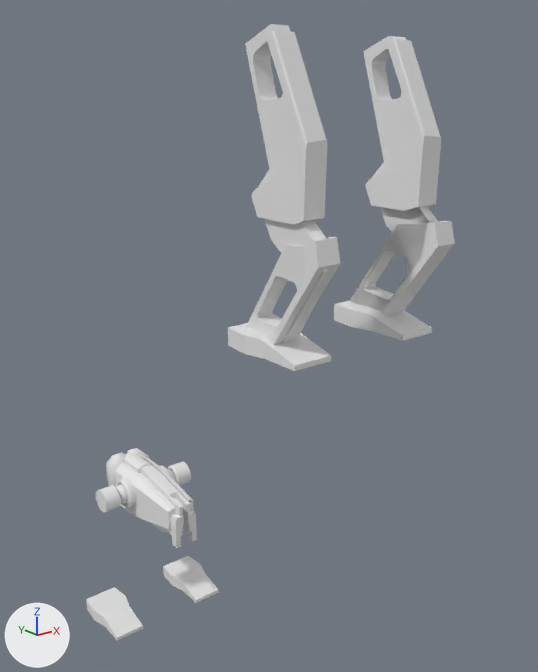
Renders of the Blender file big_project_robot/mech_blockout_01.blend from each side of a commit.
Camera for both pictures: a 50 mm camera at (-19.0, -34.3, 21.8) aimed at (2.4, -7.6, 11.1). Lighting does not change. The marker at lower left points along +X, +Y and +Z. The older version comes first.

The scene before the commit, as lines of its bpy script (objects in view):
```python
ob_cube = bpy.data.objects.new('Cube', me_cube_007)
ob_cube.location = (0.0, 0.0, 0.0)
ob_cube.scale = (1.23, 1.0, 1.0)
ob_cube_008 = bpy.data.objects.new('Cube.008', me_cube_033)
ob_cube_008.location = (2.78, -14.78, 20.92)
ob_cube_008.rotation_euler = (-0.357, 0.0, 0.0)  # degrees (-20, 0, 0)
ob_cube_008.scale = (1.0, 1.15, 0.965)
ob_cube_013 = bpy.data.objects.new('Cube.013', me_cube)
ob_cube_013.location = (2.78, -14.75, 20.92)
ob_cube_013.rotation_euler = (-0.357, 0.0, 0.0)  # degrees (-20, 0, 0)
ob_cube_013.scale = (1.0, 1.15, 0.965)
ob_cube_017 = bpy.data.objects.new('Cube.017', me_cube_020)
ob_cube_017.location = (2.84, -15.91, 17.6)
ob_cube_017.rotation_euler = (-22.89, 0.00667, 0.00575)  # degrees (128, 0.4, 0.3)
ob_cube_017.scale = (1.0, 1.07, 1.11)
ob_cube_018 = bpy.data.objects.new('Cube.018', me_cube_022)
ob_cube_018.location = (2.85, -15.44, 16.96)
ob_cube_018.rotation_euler = (-6.981, 3.142, 0.0)  # degrees (320, 180, 0)
ob_cube_018.scale = (1.0, 1.01, 1.01)
ob_cube_020 = bpy.data.objects.new('Cube.020', me_cube_025)
ob_cube_020.location = (2.7, -14.5, 13.54)
ob_cube_020.scale = (0.841, 1.84, 0.351)
ob_cube_024 = bpy.data.objects.new('Cube.024', me_cube_041)
ob_cube_024.location = (2.85, -15.51, 16.96)
ob_cube_024.rotation_euler = (-6.981, 3.142, 0.0)  # degrees (320, 180, 0)
ob_cube_024.scale = (1.0, 1.01, 1.01)
ob_cube_035 = bpy.data.objects.new('Cube.035', me_cube_035)
ob_cube_035.location = (2.73, 0.84, -7.24)
ob_cube_035.scale = (0.841, 1.84, 0.351)
# also in view: 'Cube.001' at (0.0, 0.0, -0.1); 'Cylinder.001' at (0.0, 1.2, 0.1)
```
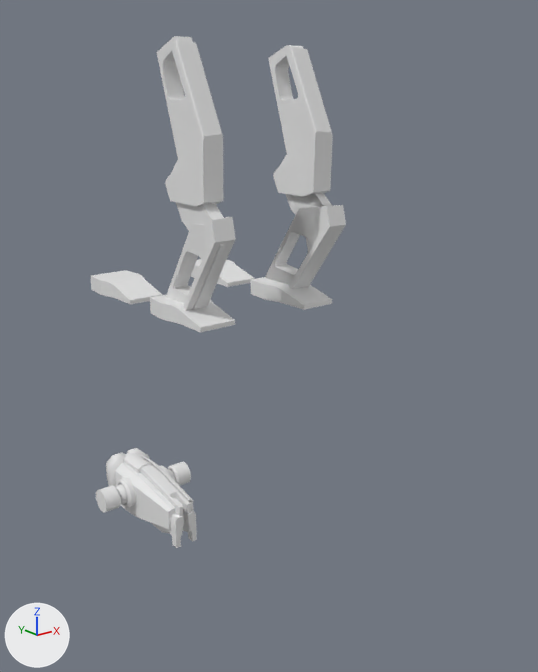
Diff of the bpy script that builds the scene:
```diff
--- a/big_project_robot/mech_blockout_01.blend.py
+++ b/big_project_robot/mech_blockout_01.blend.py
@@ ob_cube_013 @@
 ob_cube_013 = bpy.data.objects.new('Cube.013', me_cube)
-ob_cube_013.location = (2.78, -14.75, 20.92)
+ob_cube_013.location = (2.78, -9.07, 20.92)
 ob_cube_013.rotation_euler = (-0.357, 0.0, 0.0)  # degrees (-20, 0, 0)
@@ ob_cube_017 @@
 ob_cube_017 = bpy.data.objects.new('Cube.017', me_cube_020)
-ob_cube_017.location = (2.84, -15.91, 17.6)
+ob_cube_017.location = (2.84, -10.22, 17.6)
 ob_cube_017.rotation_euler = (-22.89, 0.00667, 0.00575)  # degrees (128, 0.4, 0.3)
@@ ob_cube_018 @@
 ob_cube_018 = bpy.data.objects.new('Cube.018', me_cube_022)
-ob_cube_018.location = (2.85, -15.44, 16.96)
+ob_cube_018.location = (2.85, -9.75, 16.96)
 ob_cube_018.rotation_euler = (-6.981, 3.142, 0.0)  # degrees (320, 180, 0)
@@ ob_cube_020 @@
 ob_cube_020 = bpy.data.objects.new('Cube.020', me_cube_025)
-ob_cube_020.location = (2.7, -14.5, 13.54)
+ob_cube_020.location = (2.7, -8.81, 13.54)
 ob_cube_020.scale = (0.841, 1.84, 0.351)
@@ ob_cube_008 @@
 ob_cube_008 = bpy.data.objects.new('Cube.008', me_cube_033)
-ob_cube_008.location = (2.78, -14.78, 20.92)
+ob_cube_008.location = (2.78, -9.09, 20.92)
 ob_cube_008.rotation_euler = (-0.357, 0.0, 0.0)  # degrees (-20, 0, 0)
@@ ob_cube_024 @@
 ob_cube_024 = bpy.data.objects.new('Cube.024', me_cube_041)
-ob_cube_024.location = (2.85, -15.51, 16.96)
+ob_cube_024.location = (2.85, -9.82, 16.96)
 ob_cube_024.rotation_euler = (-6.981, 3.142, 0.0)  # degrees (320, 180, 0)
@@ ob_cube_035 @@
 ob_cube_035 = bpy.data.objects.new('Cube.035', me_cube_035)
-ob_cube_035.location = (2.73, 0.84, -7.24)
+ob_cube_035.location = (2.73, -3.07, 13.47)
 ob_cube_035.scale = (0.841, 1.84, 0.351)
```

What differs and where, as boxes (x1, y1, x2, y2) in the pictures (538 x 672 px):
'Cube.008', moved: before (252, 30, 441, 225); after (165, 42, 333, 206)
'Cube.013', moved: before (245, 24, 415, 187); after (157, 36, 309, 174)
'Cube.018', moved: before (246, 223, 428, 343); after (166, 207, 321, 310)
'Cube.020', moved: before (228, 301, 432, 371); after (150, 277, 332, 332)
'Cube.024', moved: before (270, 221, 455, 344); after (182, 205, 346, 311)
'Cube.035', moved: before (86, 556, 219, 641); after (91, 259, 255, 304)
'Cube.017', moved: before (264, 206, 438, 253); after (176, 193, 332, 230)
